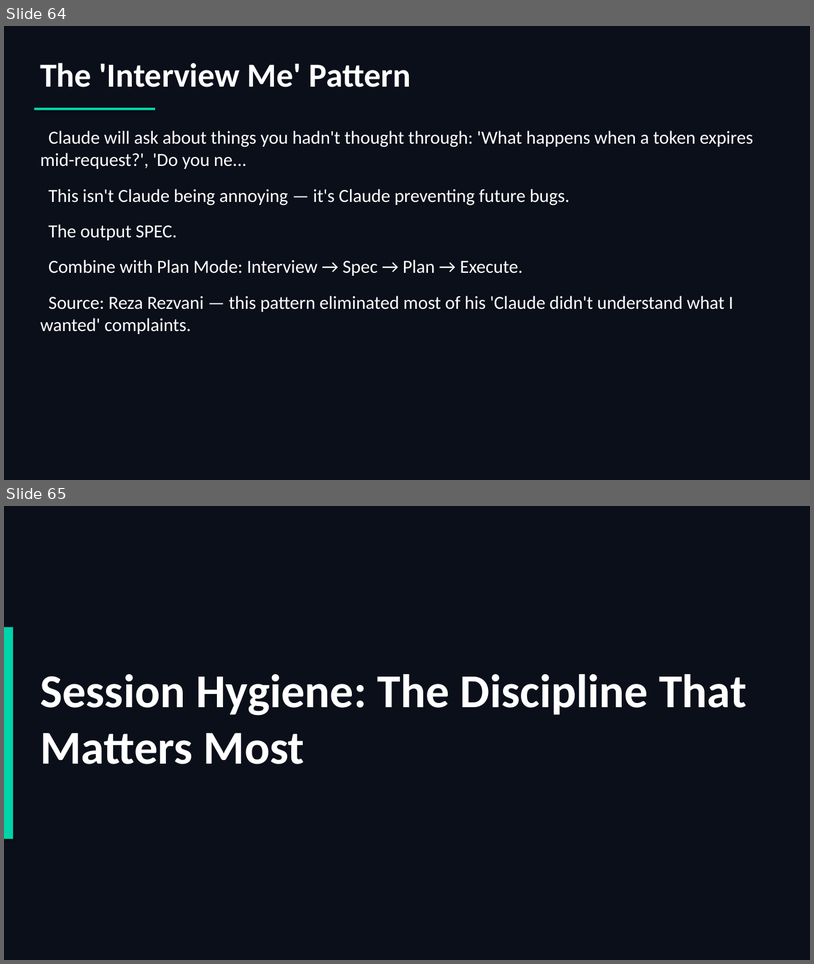
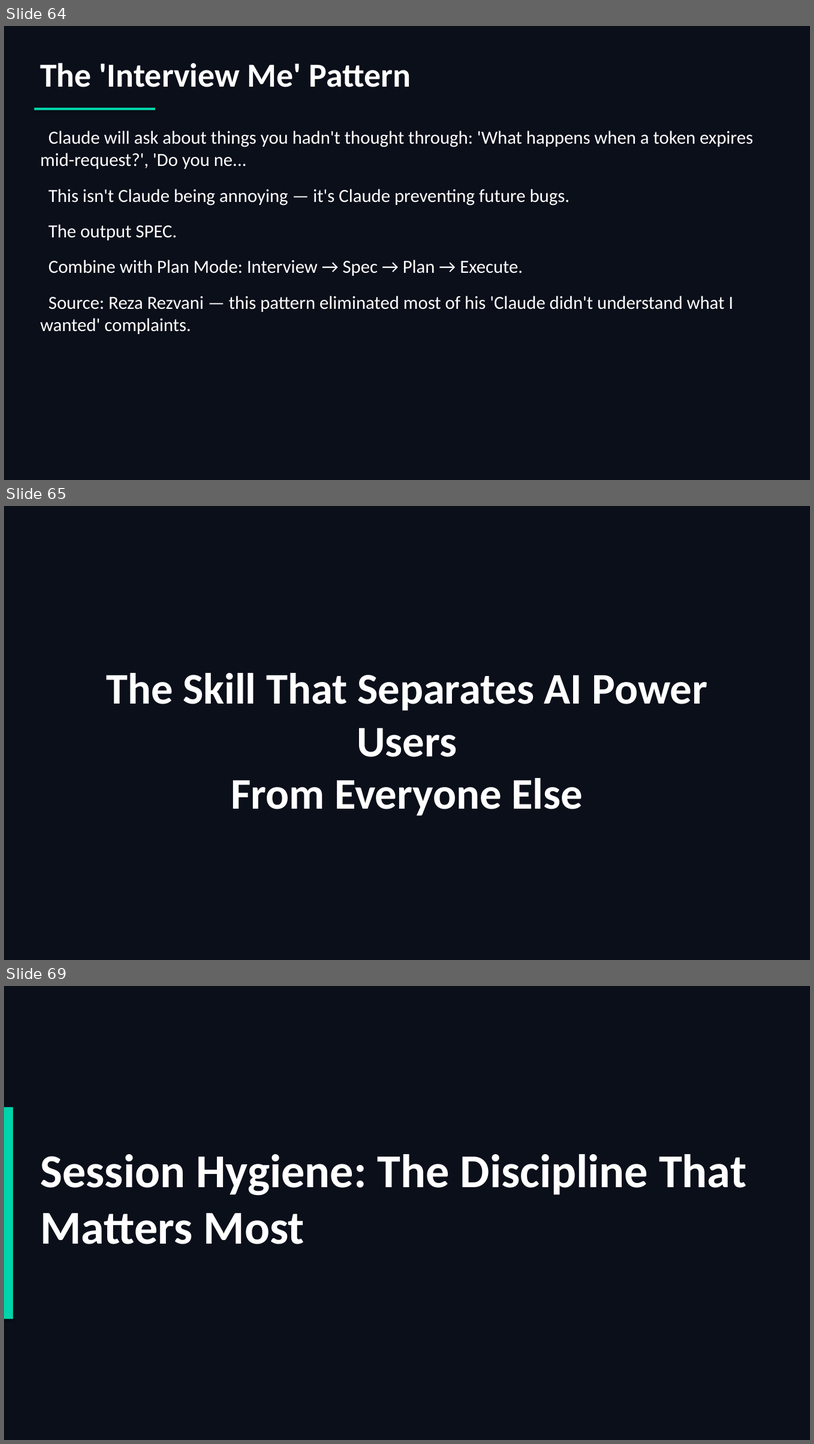
Before and after one commit to scottrhay/AIA-ClaudeCopilot, a slide deck: slides/Day2_Claude_Code_Fundamentals.pptx. Shown one above the other, each under a label of ours: slides 64 and 65 before the commit, slides 64, 65 and 69 after it; the slides between them are not shown. The pictures are 814x964 and 814x1444 pixels, drawn with LibreOffice and Linux fonts; fonts in the diff are those of the drawing. Boxes give left, top, right and bottom in pixels: in the first picture for what was removed or moved away, otherwise in the second. Text is boxed around its words. In the diff, an @@ line names an element or a change of style, - is before the commit and + after.

Commit message:
Add spec-writing as core theme across Days 2-3 + ebook
Day 2 (+4 slides, now 113):
- 'The Skill That Separates AI Power Users' (statement)
- 'Spec Quality = Output Quality' (vague vs precise comparison)
- 'The Spec Template: 6 Questions' (problem/users/requirements/boundaries/acceptance/constraints)
- 'Demo: Spec-Driven Development' (health check endpoint, vague vs spec)

Day 3 (+2 slides, now 107):
- 'Spec-Driven AI Development: The 4-Phase Process' (specify/plan/tasks/implement)
- 'Real Spec Structure: Feature Folder Pattern' (with CLAUDE.md integration)

Ebook: Added 'The Meta-Skill: Intent Specification' section in Chapter 5
with 6-question framework and team scaling process.
Source: Nate B Jones, AIA-Template SPEC-TEMPLATE.md + SPEC-DRIVEN-PROCESS.md

```diff
--- a/slides/Day2_Claude_Code_Fundamentals.pptx
+++ b/slides/Day2_Claude_Code_Fundamentals.pptx
@@ slide 65 added at (x1=4, y1=506, x2=810, y2=960), background #0B0F1A @@
@@ text added at (x1=106, y1=673, x2=708, y2=816), 52 pt, text #FFFFFF, bold @@
+The Skill That Separates AI Power Users
+From Everyone Else
@@ what was slide 65 is now slide 69 @@
```
Also in this commit, not shown: 3 other slides added, 1 other file.
